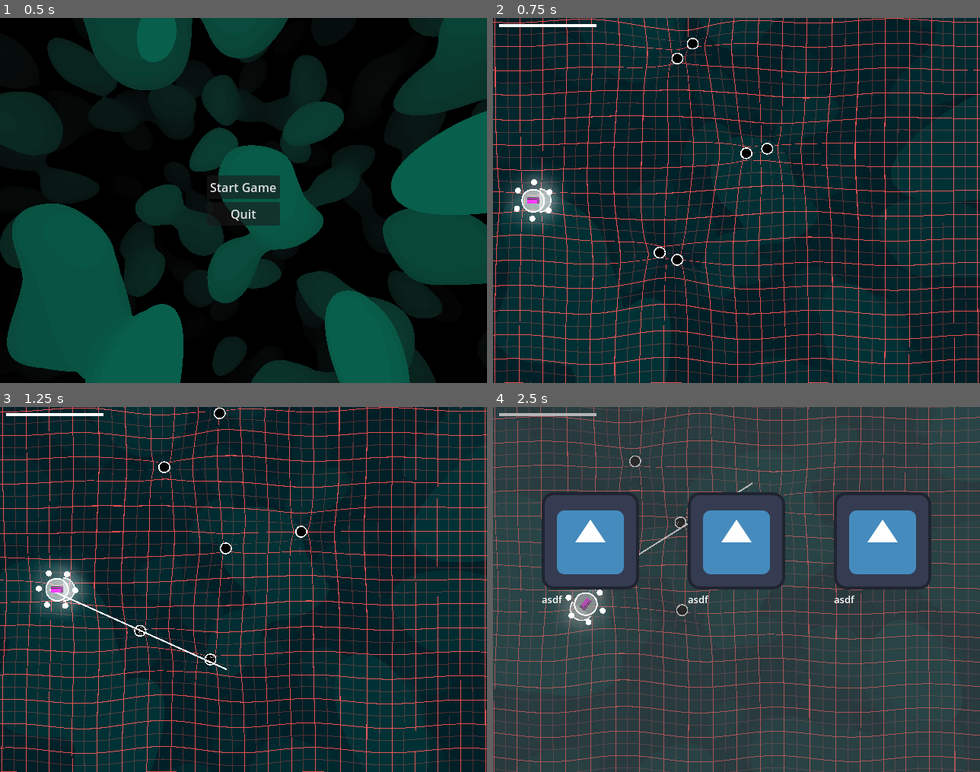
Above: before the commit, frames 1-4 (two rows, left to right).
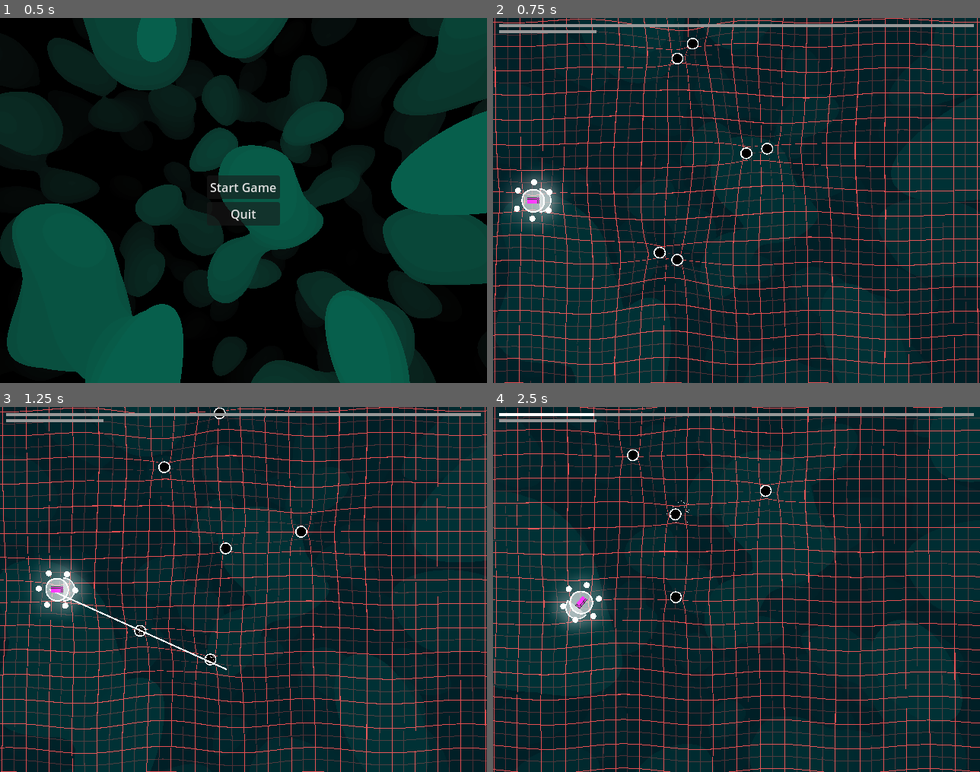
Above: after the commit, the same moments.

Repository: 3xcpy/roguelike-arcade-driving
Game: Godot game, scene res://scenes/main.tscn
Two runs of this game, one before a commit and one after it. Both use one fixed random seed, a clock stepped at 60 frames per second and the inputs below. The engine's default icon, where the game draws it, is replaced by a stand-in: a white triangle on a blue panel in a dark square.
Inputs (mouse positions are in pixels of both pictures, inside the frame that each line leads up to):
- Up to frame 1 (0.5 s): no input
- Up to frame 2 (0.75 s): click "Start Game" at 0.5 s
- Up to frame 3 (1.25 s): no input
- Up to frame 4 (2.5 s): tap Enter (ui_accept) at 1.25, 1.52, 2.27 s; move the mouse to (843, 571) at 1.27 s; hold Right (steer_right) 1.28-2.03 s; tap Alt at 1.35 s; move the mouse to (639, 607) at 2.02 s; hold Down from 2.03 s (still down); tap Shift at 2.1 s

Frame 1 is identical in both runs. In frame 2, 1.0% of the frame differs, in the area x 1-99%, y 1-5%; in frame 3, 1.0%; in frame 4, 98%, in the area x 0-100%, y 0-100%.

Commit message:
upgrade selection works with pause menu, score bar

Diff:
--- /dev/null
+++ b/default_bus_layout.tres
@@ -0,0 +1,9 @@
+[gd_resource type="AudioBusLayout" format=3 uid="uid://der1a1gck16h7"]
+
+[resource]
+bus/1/name = &"SFX"
+bus/1/solo = false
+bus/1/mute = false
+bus/1/bypass_fx = false
+bus/1/volume_db = 0.0
+bus/1/send = &"Master"
--- a/scenes/hud.tscn
+++ b/scenes/hud.tscn
@@ -28,12 +28,25 @@
 theme_override_constants/margin_right = 8
 theme_override_constants/margin_bottom = 8
 
-[node name="HealthBar" type="ProgressBar" parent="MarginContainer"]
+[node name="VBoxContainer" type="VBoxContainer" parent="MarginContainer"]
+layout_mode = 2
+
+[node name="ScoreProgressBar" type="ProgressBar" parent="MarginContainer/VBoxContainer"]
+texture_filter = 2
+custom_minimum_size = Vector2(512, 4)
+layout_mode = 2
+theme_override_styles/background = SubResource("StyleBoxFlat_ahhtf")
+theme_override_styles/fill = SubResource("StyleBoxFlat_oo0fn")
+value = 1.0
+fill_mode = 1
+show_percentage = false
+
+[node name="HealthBar" type="ProgressBar" parent="MarginContainer/VBoxContainer"]
 texture_filter = 2
 custom_minimum_size = Vector2(128, 4)
 layout_mode = 2
 size_flags_horizontal = 0
 theme_override_styles/background = SubResource("StyleBoxFlat_ahhtf")
 theme_override_styles/fill = SubResource("StyleBoxFlat_oo0fn")
-value = 99.65
+value = 100.0
 show_percentage = false
--- a/scenes/stage.tscn
+++ b/scenes/stage.tscn
@@ -53,7 +53,6 @@
 
 [node name="Stage" type="Node2D"]
 script = ExtResource("1_st0q7")
-initial_score_to_level = 1
 upgrades = Array[ExtResource("2_dexii")]([ExtResource("3_dexii")])
 
 [node name="Player" parent="." instance=ExtResource("1_8rem4")]
--- a/scenes/upgrade_select_screen.tscn
+++ b/scenes/upgrade_select_screen.tscn
@@ -68,6 +68,7 @@
 bbcode_enabled = true
 text = "Multiplies the [b]aura[/b] radius by 2 and has many other interesting properties blablabla I need some text lorem ipsum blublub"
 fit_content = true
+scroll_active = false
 scroll_following_visible_characters = true
 
 [node name="TextureButton2" type="TextureButton" parent="MarginContainer/HBoxContainer"]
@@ -96,6 +97,7 @@
 bbcode_enabled = true
 text = "Multiplies the [b]aura[/b] radius by 2 and has many other interesting properties blablabla I need some text lorem ipsum blublub"
 fit_content = true
+scroll_active = false
 scroll_following_visible_characters = true
 
 [node name="TextureButton3" type="TextureButton" parent="MarginContainer/HBoxContainer"]
@@ -124,6 +126,7 @@
 bbcode_enabled = true
 text = "Multiplies the [b]aura[/b] radius by 2 and has many other interesting properties blablabla I need some text lorem ipsum blublub"
 fit_content = true
+scroll_active = false
 scroll_following_visible_characters = true
 
 [connection signal="button_up" from="MarginContainer/HBoxContainer/TextureButton" to="." method="_on_texture_button_button_up"]
--- a/scripts/game_manager.gd
+++ b/scripts/game_manager.gd
@@ -1,15 +1,17 @@
 class_name GameManager extends Node2D
 
-@export var initial_score_to_level: int = 10
+@export var initial_score_to_level: int = 5
 var level: int = 0
 var score_to_level: int = 0
-@export var scalar: float = 1.05
+var max_score_to_level: int = 0
 
 @export var upgrades: Array[Upgrade] = []
 
 
 func _ready() -> void:
 	Global.game_manager = self
+	score_to_level = initial_score_to_level
+	max_score_to_level = score_to_level
 
 
 func add_score(amount: int) -> void:
@@ -20,7 +22,8 @@
 
 func levelup(overshoot: int) -> void:
 	level += 1
-	score_to_level = (int)(initial_score_to_level * pow(scalar, level))
+	score_to_level = score_to_level + 10
+	max_score_to_level = score_to_level
 	score_to_level -= overshoot
 	var u1 = upgrades[randi() % upgrades.size()]
 	var u2 = upgrades[randi() % upgrades.size()]
--- a/scripts/global.gd
+++ b/scripts/global.gd
@@ -5,6 +5,8 @@
 var upgrade_select_screen: UpgradeSelectScreen = null
 var player: Player = null
 
+var selecting_upgrades: bool = false
+
 var current_index: int = 0
 func get_enemy_index() -> int:
 	current_index += 1
--- a/scripts/hud.gd
+++ b/scripts/hud.gd
@@ -1,6 +1,8 @@
 class_name HUD extends Control
 
-@onready var health_bar: ProgressBar = $MarginContainer/HealthBar
+@onready var health_bar: ProgressBar = $MarginContainer/VBoxContainer/HealthBar
+@onready var score_progress_bar: ProgressBar = $MarginContainer/VBoxContainer/ScoreProgressBar
 
 func _process(_delta: float) -> void:
 	health_bar.value = Global.player.health_component.health / Global.player.health_component.max_health * 100.0
+	score_progress_bar.value = float(Global.game_manager.score_to_level) / float(Global.game_manager.max_score_to_level) * 100.0
--- a/scripts/pause_menu.gd
+++ b/scripts/pause_menu.gd
@@ -11,12 +11,16 @@
 
 
 func update_state() -> void:
-	get_tree().paused = paused
-	visible = paused
+	if !Global.selecting_upgrades:
+		get_tree().paused = paused
+		visible = paused
+	else:
+		visible = paused
 
 
 func _on_quit_to_menu_button_button_up() -> void:
 	paused = false
+	Global.selecting_upgrades = false
 	update_state()
 	quit_to_menu.emit()
 
--- a/scripts/upgrade_select_screen.gd
+++ b/scripts/upgrade_select_screen.gd
@@ -22,6 +22,7 @@
 func set_slots(u1: Upgrade, u2: Upgrade, u3: Upgrade) -> void:
 	visible = true
 	get_tree().paused = true
+	Global.selecting_upgrades = true
 
 
 	slot1_label.text = u1.description
@@ -39,6 +40,7 @@
 	u.apply(get_tree().get_first_node_in_group("Player"))
 	visible = false
 	get_tree().paused = false
+	Global.selecting_upgrades = false
 
 
 func _on_texture_button_button_up() -> void:
Not shown: 1 places in scenes/hud.tscn that only renumber resources
